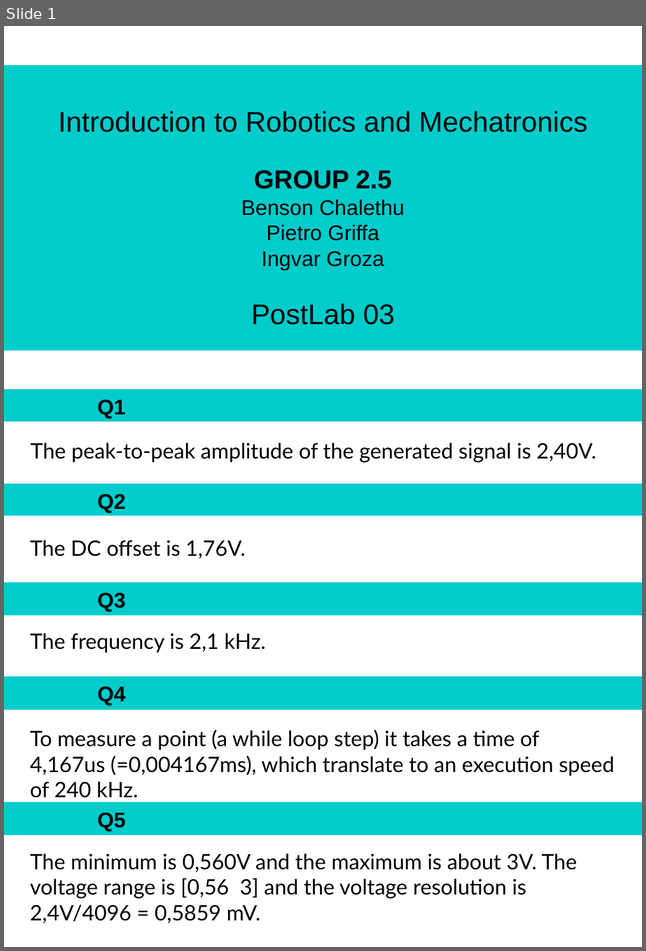
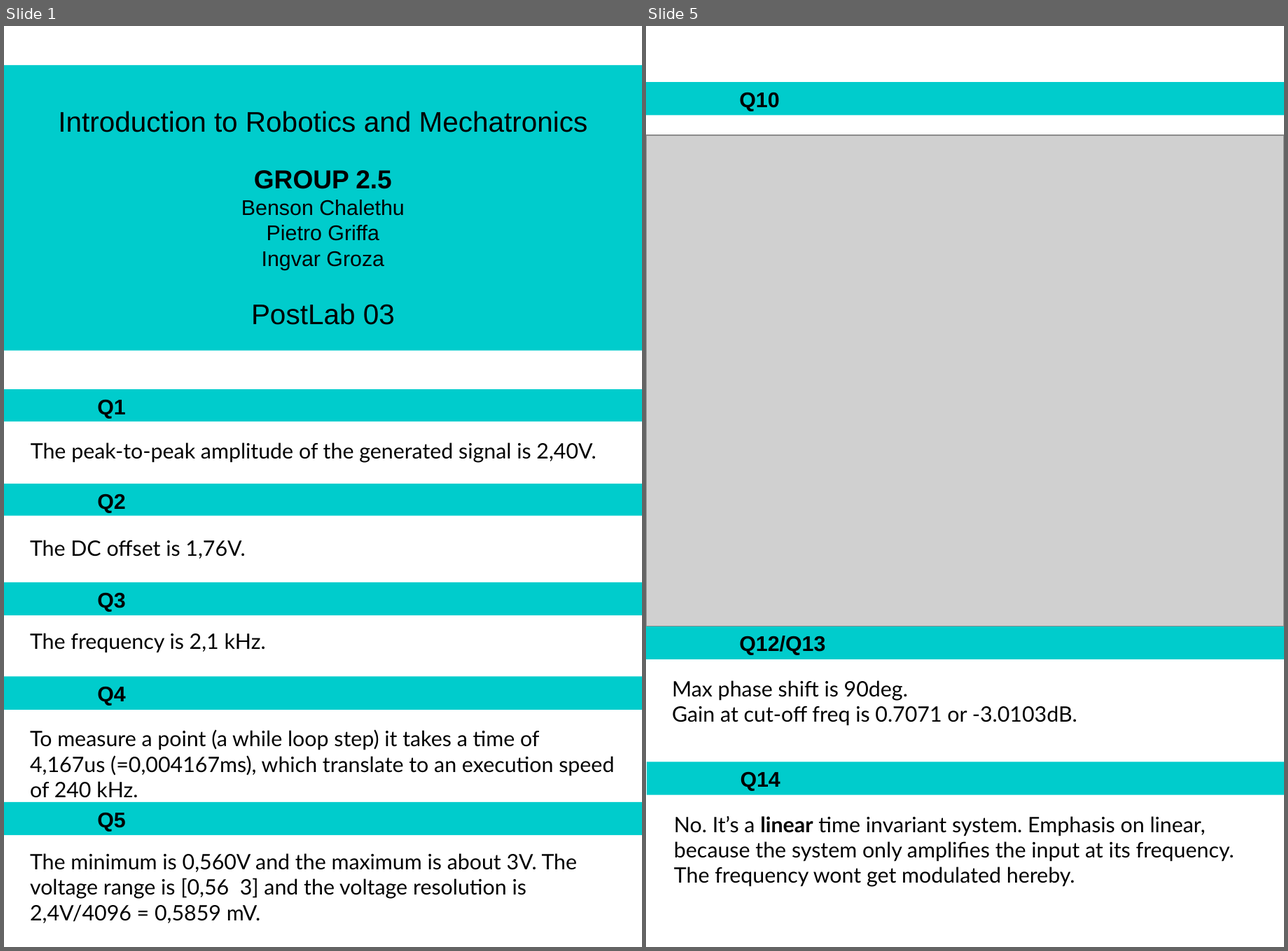
Before and after one commit to PietroGriffa/IRM19, a slide deck: Lab 03/PostLab03.odp. Shown side by side, each under a label of ours: slide 1 before the commit, slides 1 and 5 after it; the slides between them are not shown. The pictures are 646x951 and 1288x951 pixels, drawn with LibreOffice and Linux fonts; fonts in the diff are those of the drawing; grey boxes stand for pictures. Boxes give left, top, right and bottom in pixels: in the first picture for what was removed or moved away, otherwise in the second. Text is boxed around its words. In the diff, an @@ line names an element or a change of style, - is before the commit and + after.

```diff
--- a/Lab 03/PostLab03.odp
+++ b/Lab 03/PostLab03.odp
@@ slide 5 added at (646,26,1284,947), background #FFFFFF @@
@@ rectangle added at (646,82,1284,116), fill #00CCCC, 18 pt, text #000000, bold @@
+Q10
@@ picture added at (646,134,1284,627) @@
@@ rectangle added at (646,627,1284,660), fill #00CCCC, 18 pt, text #000000, bold @@
+Q12/Q13
@@ text added at (672,680,1077,726), 18 pt, text #000000 @@
+Max phase shift is 90deg.
+Gain at cut-off freq is 0.7071 or -3.0103dB.
@@ rectangle added at (647,762,1284,795), fill #00CCCC, 18 pt, text #000000, bold @@
+Q14
@@ text added at (674,816,1234,887), 18 pt, text #000000 @@
+No. It’s a linear time invariant system. Emphasis on linear, because the system only amplifies the input at its frequency. The frequency wont get modulated hereby.
```
Also in this commit, not shown: 2 slides changed, 3 other slides added, 1 slide removed.
